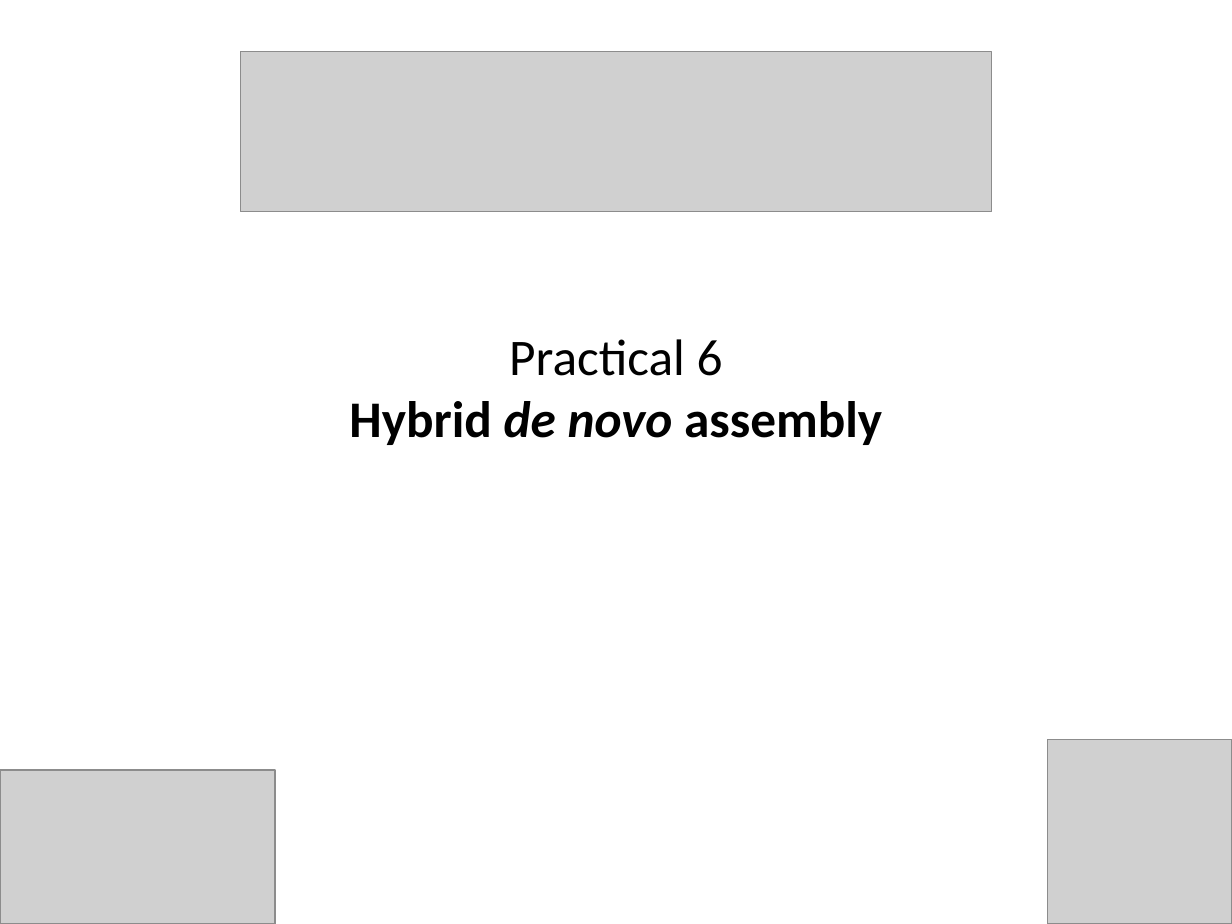
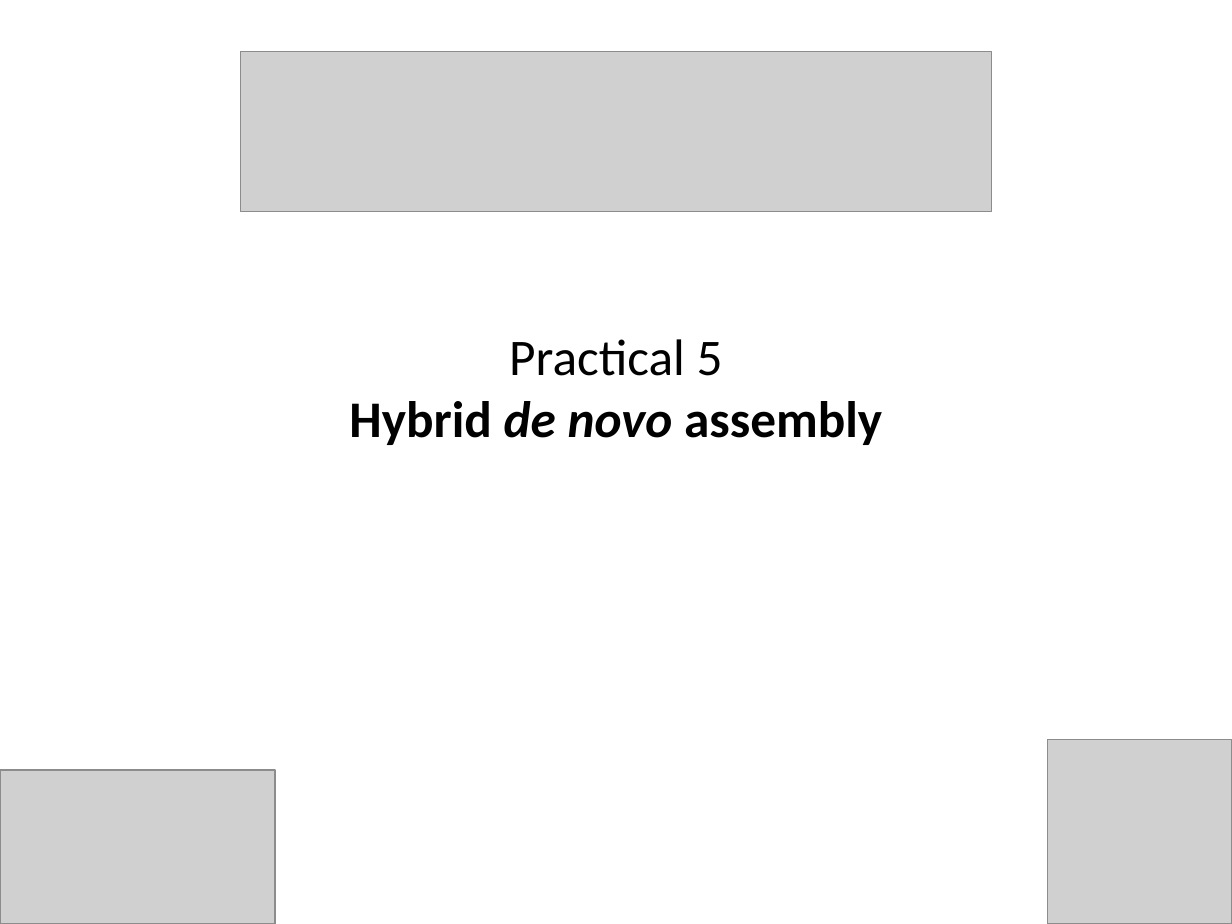
Before and after one commit to lexnederbragt/denovo-assembly-tutorial, a slide deck: slide 1 of presentations/Practical_5_hybrid_de_novo_assembly.pptx. Drawn at 1232x924 pixels with LibreOffice and Linux fonts; fonts in the diff are those of the drawing; grey boxes stand for pictures. Boxes give left, top, right and bottom in pixels: in the first picture for what was removed or moved away, otherwise in the second. Text is boxed around its words. In the diff, an @@ line names an element or a change of style, - is before the commit and + after.

```diff
--- a/presentations/Practical_5_hybrid_de_novo_assembly.pptx
+++ b/presentations/Practical_5_hybrid_de_novo_assembly.pptx
@@ title at (349,339,882,445): text changed @@
-Practical 6
-Hybrid de novo assembly
+Practical 5
+Hybrid de novo assembly
```
Also in this commit, not shown: 5 other files.
